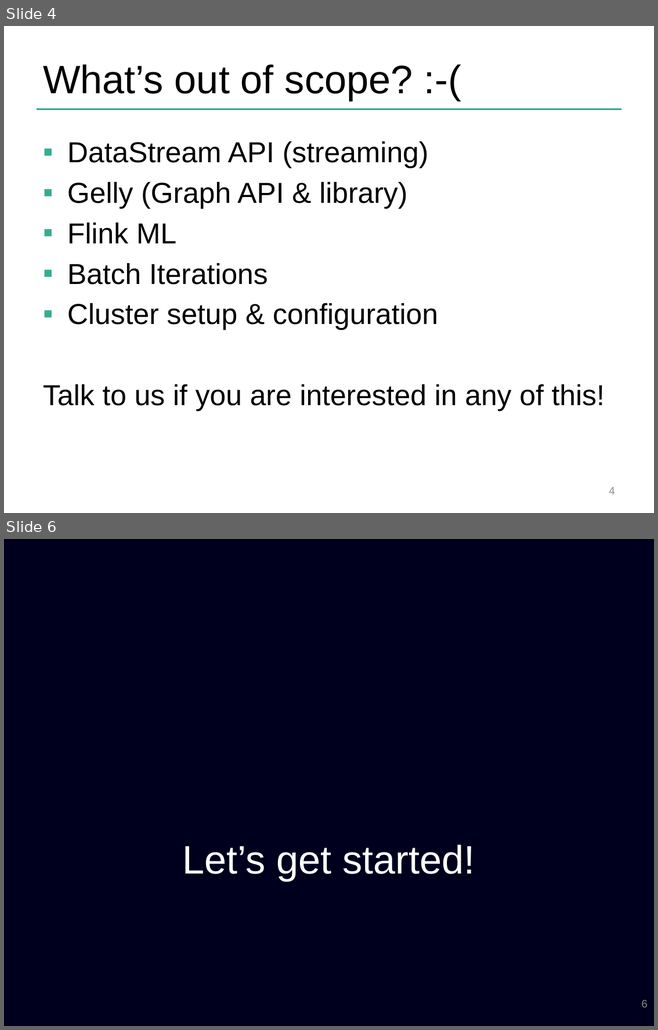
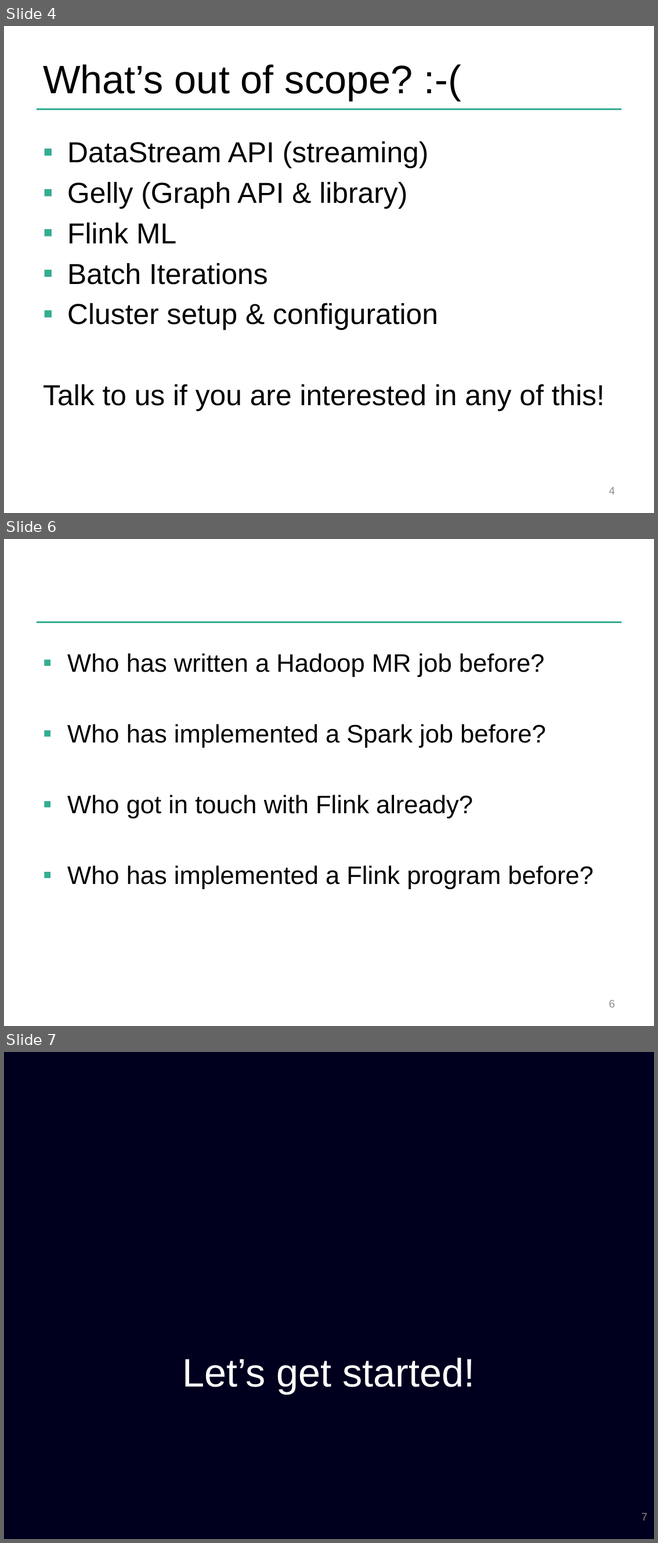
Before and after one commit to dataArtisans/flink-training-web, a slide deck: slides/welcome_agenda.pptx. Shown one above the other, each under a label of ours: slides 4 and 6 before the commit, slides 4, 6 and 7 after it; the slides between them are not shown. The pictures are 658x1030 and 658x1543 pixels, drawn with LibreOffice and Linux fonts; fonts in the diff are those of the drawing; background and template pictures are left out. Boxes give left, top, right and bottom in pixels: in the first picture for what was removed or moved away, otherwise in the second. Text is boxed around its words. In the diff, an @@ line names an element or a change of style, - is before the commit and + after.

```diff
--- a/slides/welcome_agenda.pptx
+++ b/slides/welcome_agenda.pptx
@@ slide 6 added at [4,539,654,1026], background #FFFFFF; not listed: 1 template element that a slide beside it also shows @@
@@ text added at [67,653,593,889], 28 pt, text #000000 @@
+▪ Who has written a Hadoop MR job before?
+▪ Who has implemented a Spark job before?
+▪ Who got in touch with Flink already?
+▪ Who has implemented a Flink program before?
@@ page number added at [608,1000,614,1008], 12 pt, text #8C8C8C @@
+6
@@ what was slide 6 is now slide 7 @@
@@ page number at [641,1513,647,1521]: text changed @@
-6
+7
```
Also in this commit, not shown: 2 slides changed, 5 other files.
